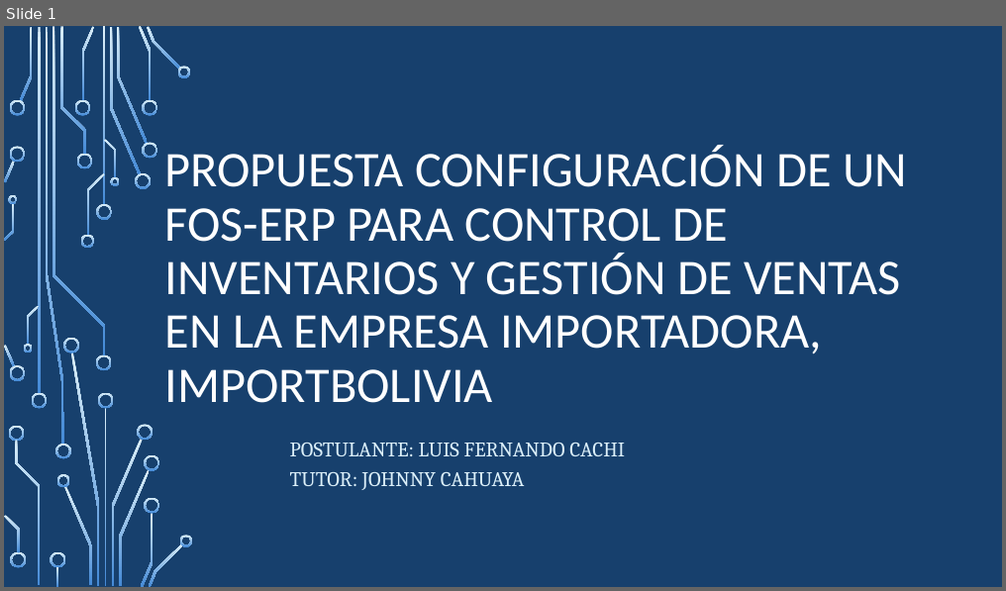
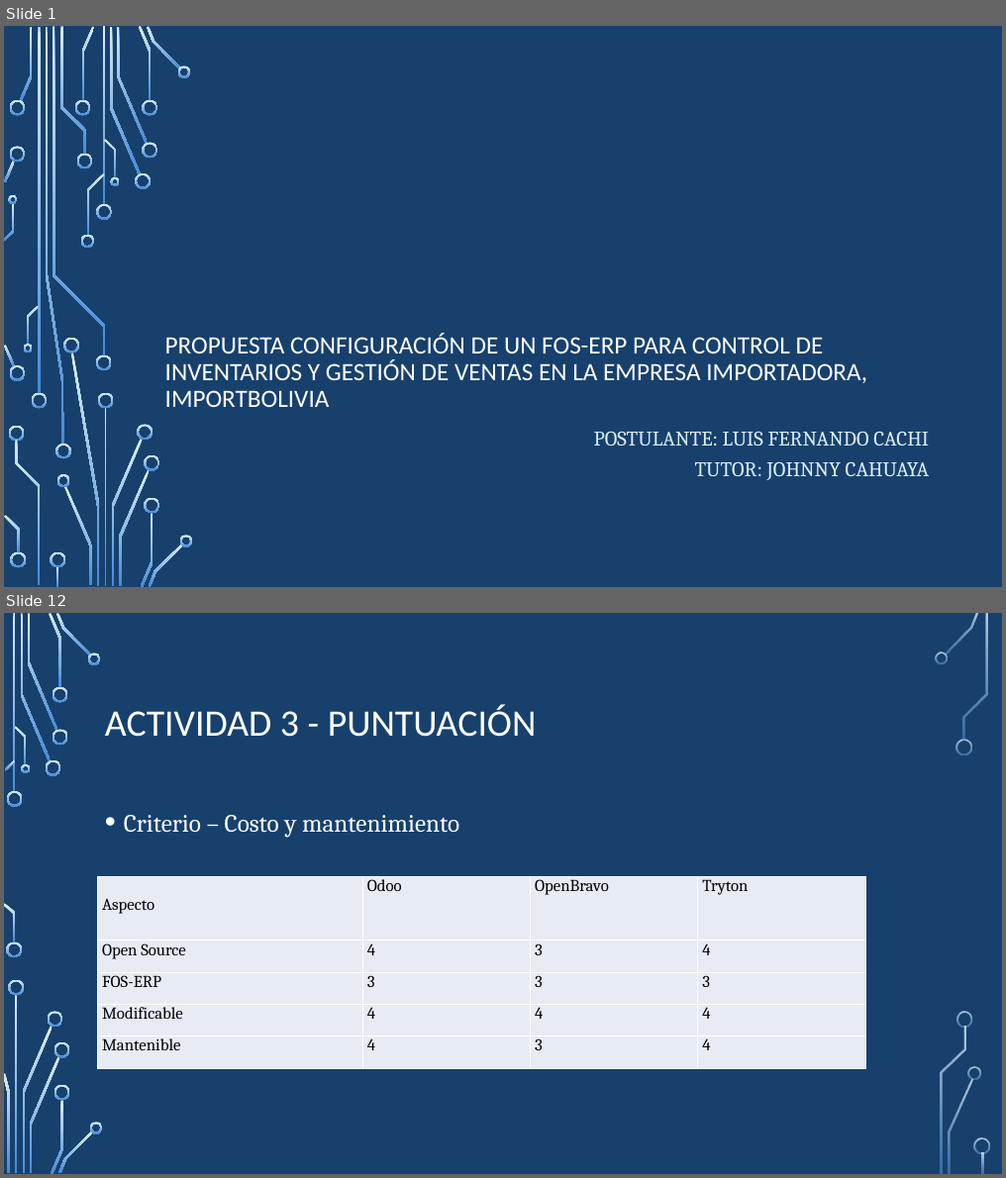
Before and after one commit to lufercc/ProyectoWord, a slide deck: monografia.pptx. Shown one above the other, each under a label of ours: slide 1 before the commit, slides 1 and 12 after it; the slides between them are not shown. The pictures are 1006x591 and 1006x1178 pixels, drawn with LibreOffice and Linux fonts; fonts in the diff are those of the drawing; background and template pictures are left out. Boxes give left, top, right and bottom in pixels: in the first picture for what was removed or moved away, otherwise in the second. Text is boxed around its words. In the diff, an @@ line names an element or a change of style, - is before the commit and + after.

```diff
--- a/monografia.pptx
+++ b/monografia.pptx
@@ slide 12 added at bbox=[4, 613, 1002, 1174], background picture (left out) @@
@@ title added at bbox=[105, 704, 537, 737], 36 pt, text #FFFFFF @@
+ACTIVIDAD 3 - PUNTUACIÓN
@@ text added at bbox=[124, 815, 459, 838], 24 pt, text #FFFFFF @@
+• Criterio – Costo y mantenimiento
@@ table added at bbox=[98, 876, 865, 1069], 5 rows, 4 columns @@
+Aspecto | Odoo | OpenBravo | Tryton
+Open Source | 4 | 3 | 4
+FOS-ERP | 3 | 3 | 3
+Modificable | 4 | 4 | 4
+Mantenible | 4 | 3 | 4
@@ group added at bbox=[4, 613, 990, 1174]: 33 freeform shapes, 3 rectangles @@
@@ slide 1 changed as well @@
@@ title "PROPUESTA CONFIGURACIÓN DE UN FOS-ERP ...": place and size @@
-title "PROPUESTA CONFIGURACIÓN DE UN FOS-ERP ..." at bbox=[165, 146, 907, 403]
+title "PROPUESTA CONFIGURACIÓN DE UN FOS-ERP ..." at bbox=[165, 333, 867, 407]
@@ title "PROPUESTA CONFIGURACIÓN DE UN FOS-ERP ..." at bbox=[165, 333, 867, 407]: size 48 to 24 pt @@
@@ subtitle "POSTULANTE: LUIS FERNANDO CACHI TUTOR: ...": place and size @@
-subtitle "POSTULANTE: LUIS FERNANDO CACHI TUTOR: ..." at bbox=[290, 443, 625, 490]
+subtitle "POSTULANTE: LUIS FERNANDO CACHI TUTOR: ..." at bbox=[594, 432, 930, 480]
@@ subtitle "POSTULANTE: LUIS FERNANDO CACHI TUTOR: ..." at bbox=[594, 432, 930, 480]: alignment left to right @@
```
Also in this commit, not shown: 14 other slides added.
